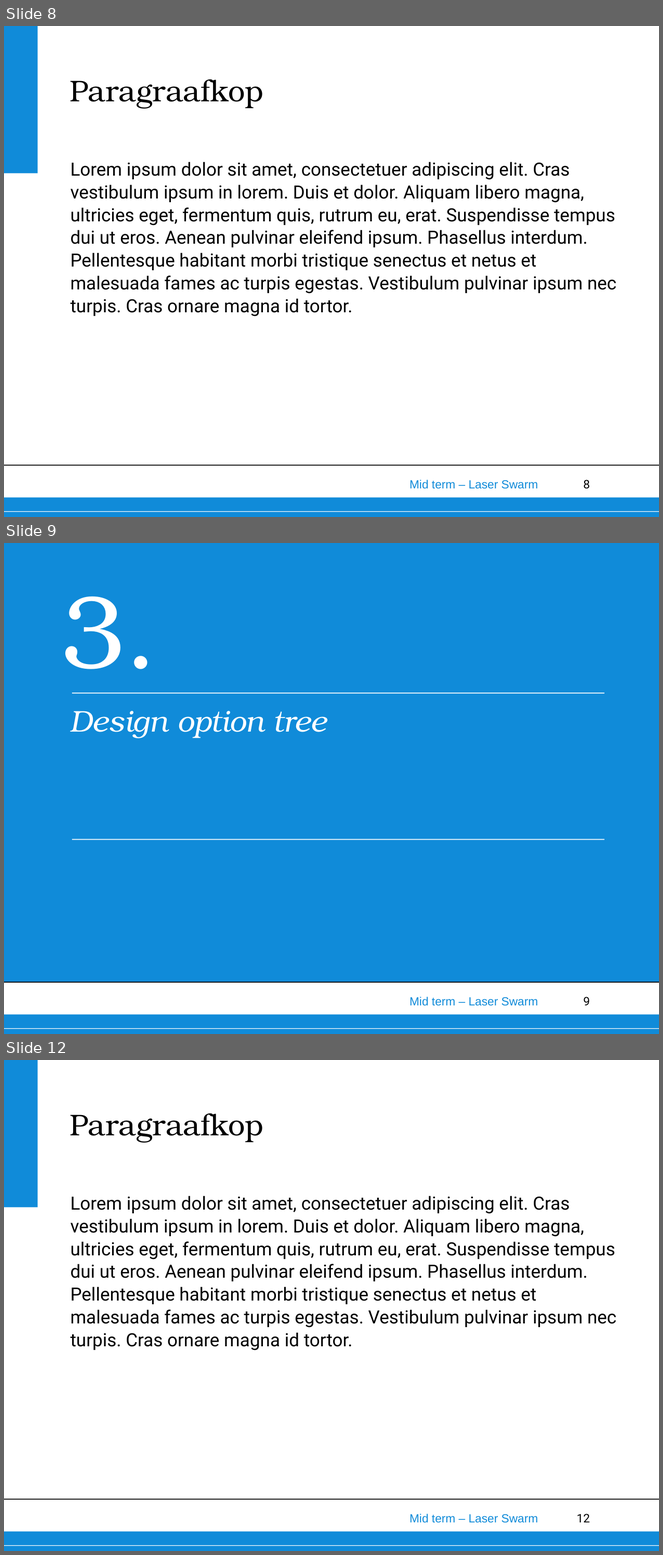
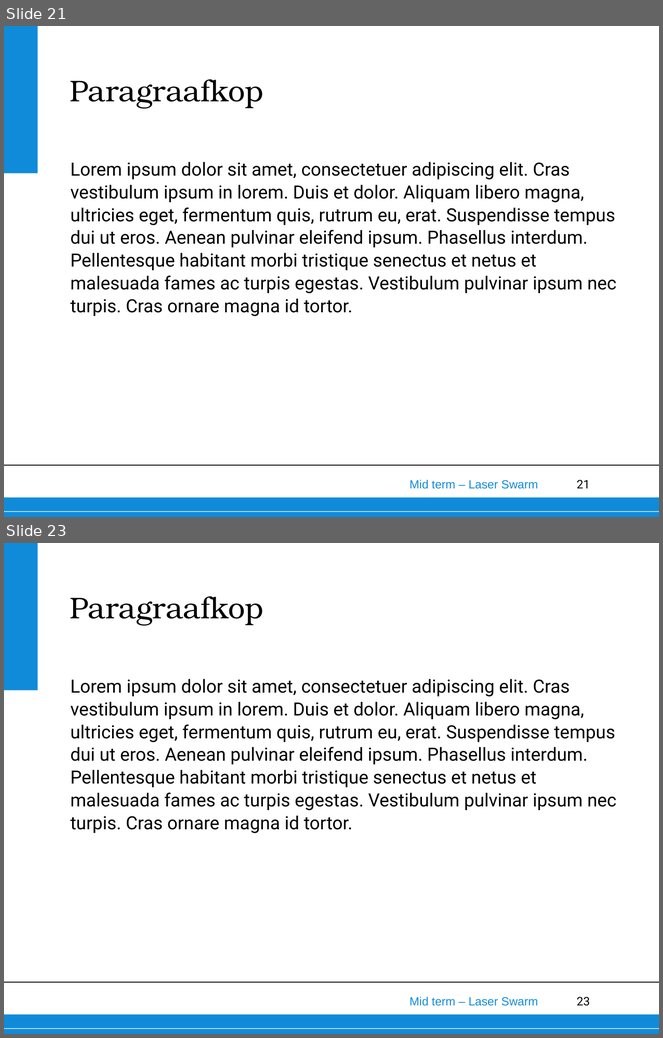
Before and after one commit to thewisenerd/laser-swarm, a slide deck: midTermPresentation/MidTermPresentation.ppt. Shown one above the other, each under a label of ours: slides 8, 9 and 12 before the commit, slides 21 and 23 after it; the slides between them are not shown. The pictures are 663x1555 and 663x1038 pixels, drawn with LibreOffice and Linux fonts; fonts in the diff are those of the drawing; background and template pictures are left out. Boxes give left, top, right and bottom in pixels: in the first picture for what was removed or moved away, otherwise in the second. Text is boxed around its words. In the diff, an @@ line names an element or a change of style, - is before the commit and + after.

```diff
--- a/midTermPresentation/MidTermPresentation.ppt
+++ b/midTermPresentation/MidTermPresentation.ppt
@@ slide 9 removed at bbox=[4, 543, 659, 1034], background #108BD9; not listed: 6 template elements that a slide beside it also shows @@
@@ text removed at bbox=[61, 596, 158, 669] @@
-3.
@@ line removed from (72, 693) to (605, 693) @@
@@ text removed at bbox=[70, 711, 327, 739] @@
-Design option tree
@@ line removed from (72, 840) to (605, 840) @@
@@ rectangle removed at bbox=[4, 982, 659, 1034] @@
@@ what was slide 8 is now slide 21 @@
@@ page number at bbox=[577, 480, 591, 489]: text changed @@
-8
+21
@@ what was slide 12 is now slide 23 @@
@@ page number at bbox=[577, 997, 591, 1006]: text changed @@
-12
+23
```
Also in this commit, not shown: 3 slides changed, 11 slides added, 3 other slides removed.
